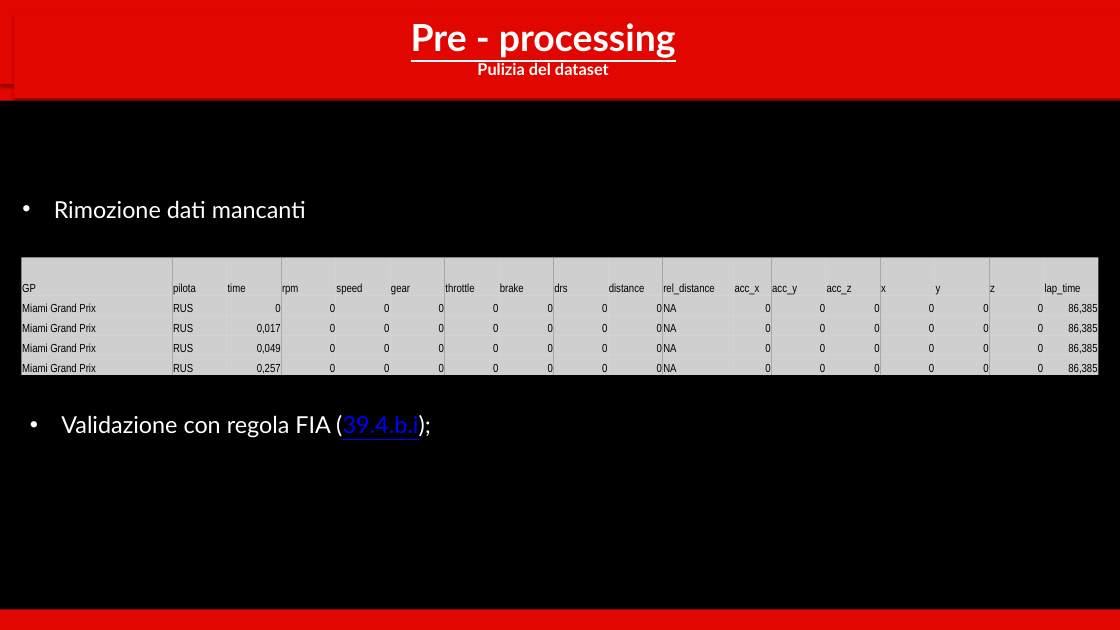
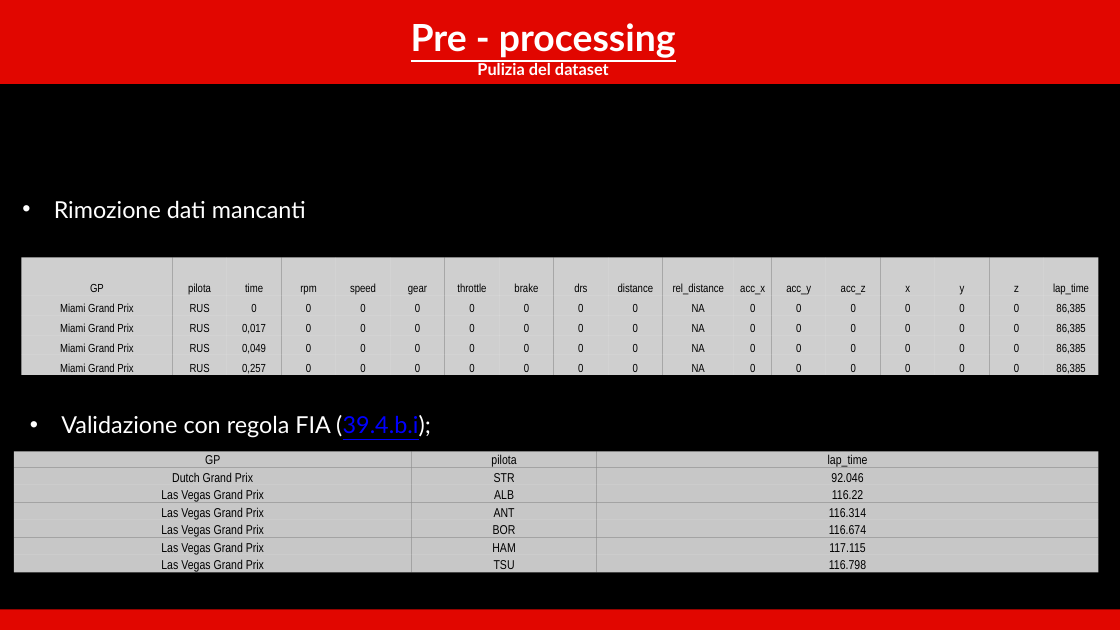
Before and after one commit to WBOnCedR/Stili_di_guida_f1, a slide deck: slide 6 of presentazione_F1_10min.pptx. Drawn at 1120x630 pixels with LibreOffice and Linux fonts; fonts in the diff are those of the drawing. Boxes give left, top, right and bottom in pixels: in the first picture for what was removed or moved away, otherwise in the second. Text is boxed around its words. In the diff, an @@ line names an element or a change of style, - is before the commit and + after.

Commit message:
V3 Presentazione

```diff
--- a/presentazione_F1_10min.pptx
+++ b/presentazione_F1_10min.pptx
@@ rectangle removed at [0, 0, 1120, 101] @@
@@ rectangle removed at [14, 14, 1120, 98] @@
@@ table at [22, 257, 1102, 378] @@
@@ alignment left to centre @@
@@ alignment right to centre @@
@@ table added at [14, 451, 1099, 577], 7 rows, 3 columns @@
+GP | pilota | lap_time
+Dutch Grand Prix | STR | 92.046
+Las Vegas Grand Prix | ALB | 116.22
+Las Vegas Grand Prix | ANT | 116.314
+Las Vegas Grand Prix | BOR | 116.674
+Las Vegas Grand Prix | HAM | 117.115
+Las Vegas Grand Prix | TSU | 116.798
```
Also in this commit, not shown: 14 other slides changed, 3 slides added, 12 other files.
